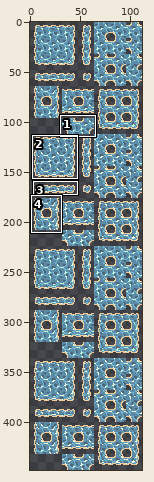
One commit to this sprite sheet: assets/sprites/terrain/ocean.png. Above, an overview of the earlier version with the close-up marked.
Close-up. The starting point:
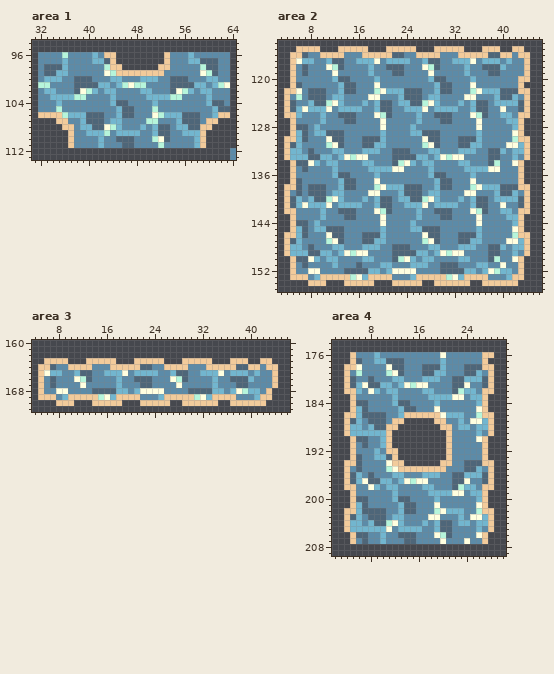
The file is 112x448 pixels. Colours within 5 levels of each other are drawn and written as one. Shown: area 1: x 31..64, y 94..113; area 2: x 3..46, y 114..155; area 3: x 4..46, y 160..171; area 4: x 2..30, y 174..209. The commit also changed other parts of the picture, which this record leaves out.
And afterwards:
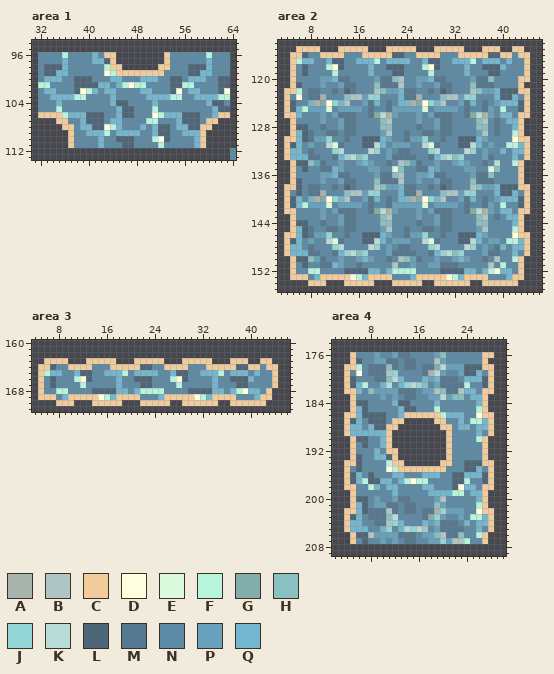
Palette (. is transparent): A #a7b3ac  B #aec5c4  C #f2cb9b  D #ffffe0  E #dbfadd  F #b6f5db  G #82ada9  H #89c0c1  J #94d5d5  K #b9dbd7  L #4e6679  M #557990  N #5c8ba8  P #67a1bb  Q #72b6cf
Diff:
Changed rows in their new state; - is an unchanged pixel.
Area 1:
first column x 56:
 96 -N--F---
 97 -NNNQN--
 98 -LLLQN--
 99 -LLQQN--
100 NQQQNNLL
101 FFNN-NLL
102 N-QNN-LD
103 --QQ-QFF
Area 2:
first column x 6:
117 F------------F---------------F-------
118 -----FD--------------FD--------------
119 ------F---------------F--------------
120 ----PP-MM----PMMHB--PP-MM----PMMH----
121 ----P--PMM---HMMMB--P--PMM---HMMM----
122 F-MMN-MN-M---BHPP-MMN-MN-M---BHPP----
123 D-MMA-NNHBBPJJ----MMA-NNHBBPJJ-------
124 ---AGDJ-B--PM-NM---AGDJ-B--PM-NM-P---
125 -FPPPE-PPPP-MNNMPPPPPE-PPPP-MNNMP-F--
126 ----P-PMMM--MGKAP---P-PMMM--MGKAP----
127 ----P--PMM----HB----P--PMM----HB-M---
128 ---NM--PMM----HH---NM--PMM----HH-M---
129 --MNNMMNMM----PB--MNNMMNMM----PB-M--F
130 --MPPJNNM------P--MPPJNNM------P----D
131 --P--KEM-----K--PPP--KEM-----K--P--FF
132 --M---JK---NKJ-PNMM---JK---NKJ-PNN---
133 --MMNNM-JKHJ---PMMMMNNM-JKHJ---PMN---
134 --HPMNNP--P-P--MNBHPMNNP--P-P--MNK--F
135 ----MM-P----PPNNEH--MM-P----PPNNEH---
136 ----PP-MM----PMMHB--PP-MM----PMMH----
137 ----P--PMM---HMMMB--P--PMM---HMMM----
138 --MMN-MN-M---BHPP-MMN-MN-M---BHPP----
139 --MMA-NNHBBPJJ----MMA-NNHBBPJJ-------
140 ---AGDJ-B--PM-NM---AGDJ-B--PM-NM-P---
141 -FPPPE-PPPP-MNNMPPPPPE-PPPP-MNNMP-F--
142 ----P-PMMM--MGKAP---P-PMMM--MGKAP----
143 ----P--PMM----HB----P--PMM----HB-M---
144 ---NM--PMM----HH---NM--PMM----HH-----
145 --MNNMMNMM----PB--MNNMMNMM----PB----F
146 --MPPJNNM------P--MPPJNNM------P----D
147 --P--KEM-----K--PPP--KEM-----K--PP-FF
148 --M---JK---NKJ-PNMM---JK---NKJ-PNM---
149 --MMNNM-JKHJ---PMMMMNNM-JKHJ---PMM---
150 --HPMNNP--P-P--MNBHPMNNP--P-P--MNB--F
151 ----MM-P--M---NNB--PNNPPMMM---NNB-F--
152 --FF------------FFFF------------FD---
153 ---------DF--------------DF----------
Area 3:
first column x 6:
165 F------------F---------------F----
166 -----FD--------------FD-----------
167 ------F---------------F-----------
168 --FF------------FFFF------------FD
169 ---------DF--------------DF-------
Area 4:
first column x 6:
176 ---P--PMM----PH------
177 ---PPMMNMM---BP------
178 F-MMMHMNMM-MMGKPPP---
179 D-MMMBJN---MAKP--P---
180 --NMMHK-----P-MMMN---
181 -FNN-K--JKJH-PMMMMF--
182 --HPPPPMMM-PPBHMMB---
183 ----P-P-MM--PPKPHH---
185 -------------F------F
186 --------------F-----D
187 -------------------FF
190 --------------------F
first column x 7:
194 ----F---------------
195 ----DF--------------
197 F------FDFF------F--
198 -F--------------D---
199 ---------------FF---
200 --P--PMM----PB------
201 --PPMMNMM---HP-----F
202 -MMMBMNMM-MMAJPPP--D
203 -MMMHKN---MGJP--P-FF
204 -NMMBJ-----P-MMMN---
205 -NN-J--KJKB-PMMMM---
206 -BPPPPMMM-PPHBMMH--F
207 ---P-P-MM--PPJPBBF--
Boxes around the changes in both close-ups, in picture pixels (x1, y1, x2, y2):
changed: (182, 52, 230, 100)
changed: (296, 58, 518, 280)
changed: (44, 370, 110, 400)
changed: (122, 370, 206, 400)
changed: (218, 370, 248, 394)
changed: (356, 352, 482, 442)
changed: (362, 460, 482, 544)
